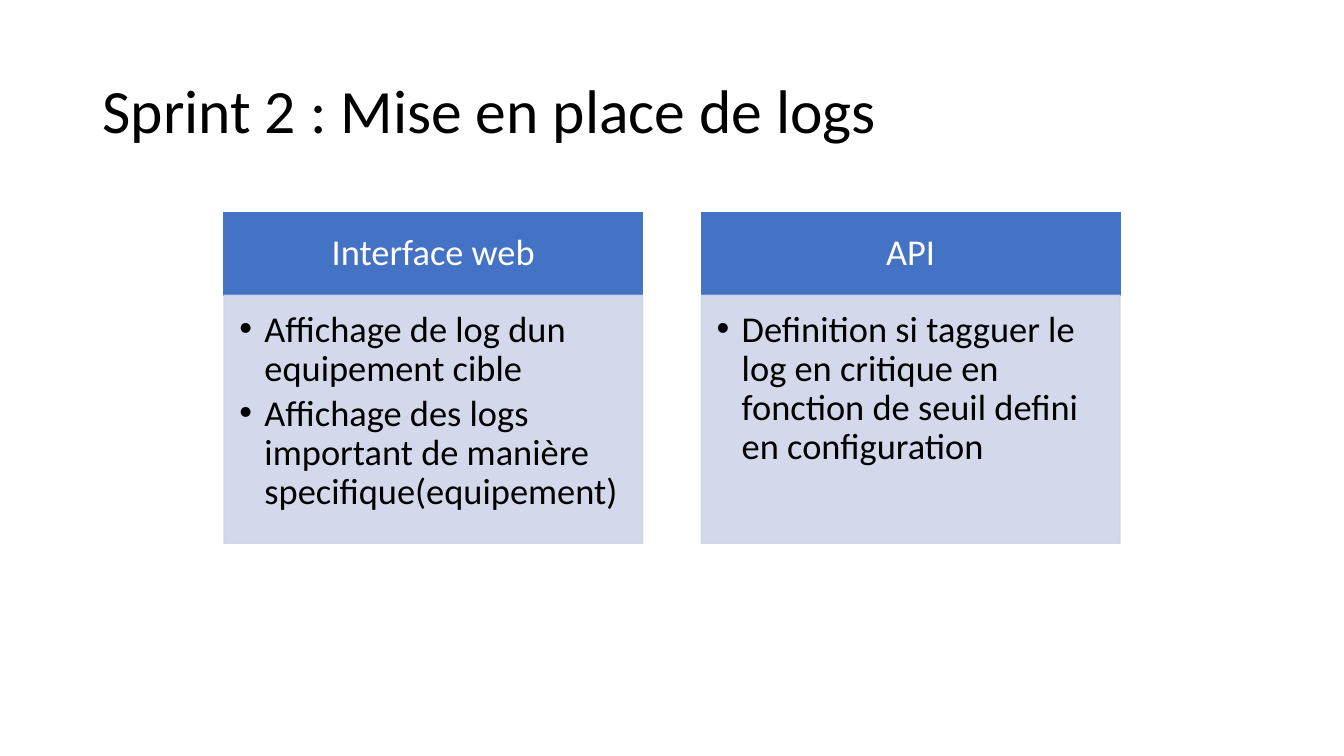
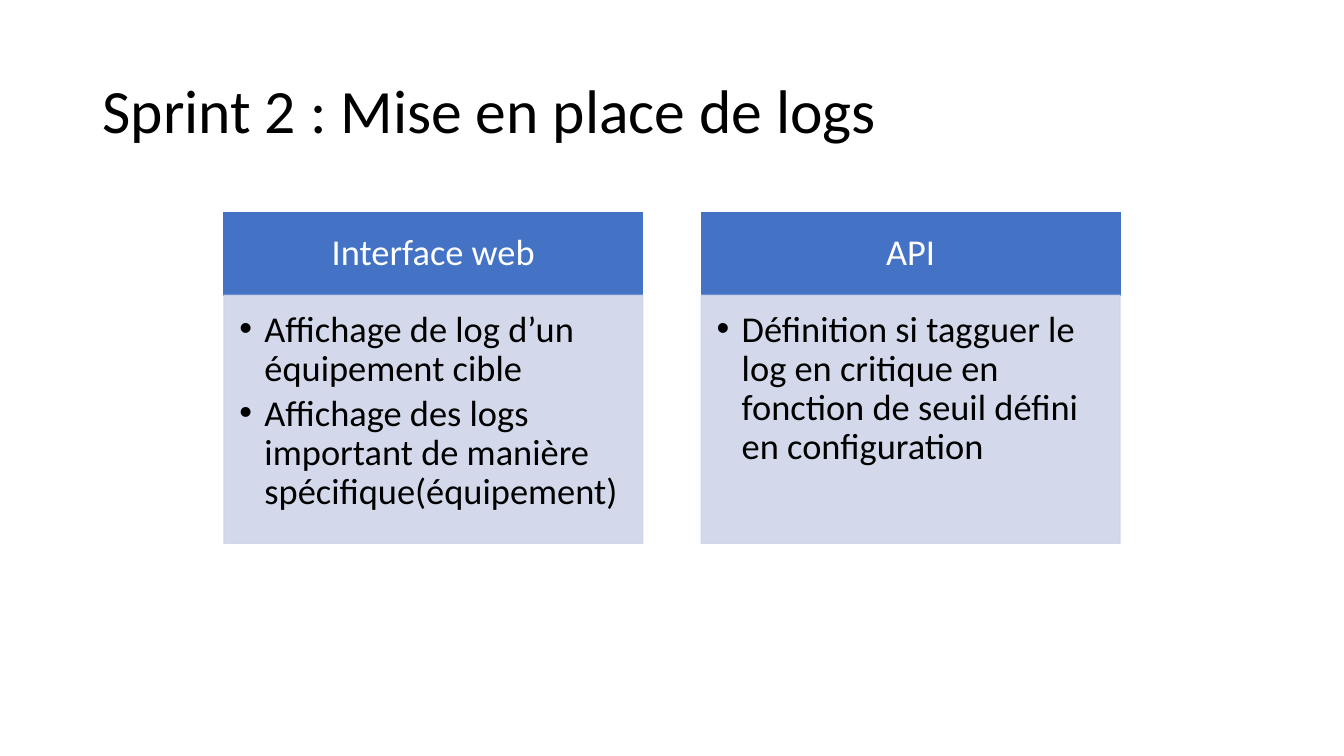
Before and after one commit to NicolasBoulard/Soup, a slide deck: slide 3 of Documentation/Sprint planning.pptx. Drawn at 1344x756 pixels with LibreOffice and Linux fonts; fonts in the diff are those of the drawing. Boxes give left, top, right and bottom in pixels: in the first picture for what was removed or moved away, otherwise in the second. Text is boxed around its words. In the diff, an @@ line names an element or a change of style, - is before the commit and + after.

```diff
--- a/Documentation/Sprint planning.pptx
+++ b/Documentation/Sprint planning.pptx
@@ text at (x1=264, y1=316, x2=617, y2=510): text changed @@
-  • Affichage de log dun equipement cible
-  • Affichage des logs important de manière specifique(equipement)
+  • Affichage de log d’un équipement cible
+  • Affichage des logs important de manière spécifique(équipement)
@@ text at (x1=742, y1=316, x2=1078, y2=466): text changed @@
-  • Definition si tagguer le log en critique en fonction de seuil defini en configuration
+  • Définition si tagguer le log en critique en fonction de seuil défini en configuration
```
Also in this commit, not shown: 3 other slides changed, 1 slide added, 8 other files.
